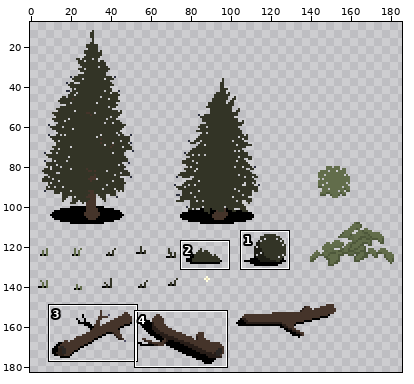
One commit to this pixel-art file: project-top-down/Sprite Assets/Other objects/tree_new.ase. The first picture is a wide view before the edit; the outline marks the close-up.
Close-up. Old version:
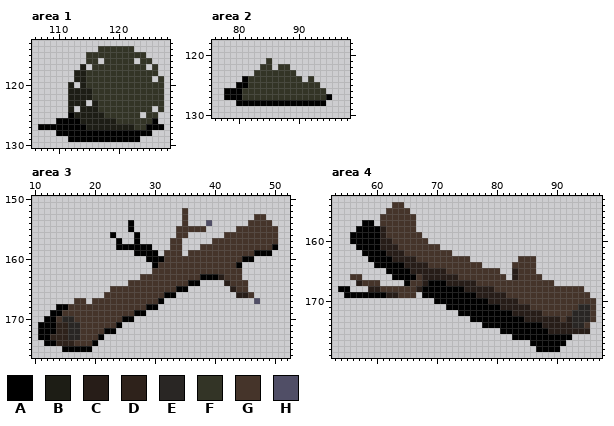
200x200 pixels, 1 frame. Shown: area 1: x 106..128, y 113..130; area 2: x 76..98, y 118..130; area 3: x 10..52, y 150..176; area 4: x 53..97, y 153..179. The wide view leaves out empty margins. The commit also changed other parts of the picture, which this record leaves out.
Palette (. is transparent): A #000000  B #1d1d15  C #271d18  D #2e221b  E #292624  F #333426  G #45342a  H #504e66
The result:
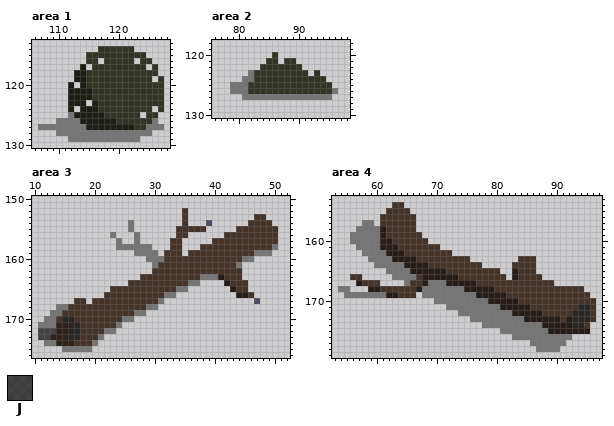
Colours new in this view: J #000000ad
The edit:
@@ palette @@
-A #000000
+A #0000006e
--- area 2, layers "Layer 1", "Layer 2"
@@ x 76..98 @@
 119 .......................
-120 .......................
-121 .........F.............
-122 ........FF.FF..........
-123 .......FFFFFFF.........
-124 .....AFFFFFFFFF.F......
-125 ....AAFFFFFFFFFFFF.....
-126 ..AAAFFFFFFFFFFFFFF....
-127 ..AAAFFFFFFFFFFFFFFA...
-128 ....AAAAAAAAAAAAAAA....
+120 ..........F............
+121 .........FF.FF.........
+122 ........FFFFFFF........
+123 ......AFFFFFFFFF.F.....
+124 .....AAFFFFFFFFFFFF....
+125 ...AAAFFFFFFFFFFFFFF...
+126 ...AAAFFFFFFFFFFFFFFA..
+127 .....AAAAAAAAAAAAAAA...
+128 .......................
 129 .......................
--- area 3, layer "Layer 2"
@@ x 10..15 @@
 171 .AAADD
-172 .AAADD
-173 .AADDD
+172 .JJJDD
+173 .JJDDD
 174 ..AADD
Boxes around the changes in both close-ups, in picture pixels (x1, y1, x2, y2):
changed: (38, 112, 164, 142)
changed: (224, 52, 338, 106)
changed: (38, 220, 278, 352)
changed: (338, 220, 572, 352)
